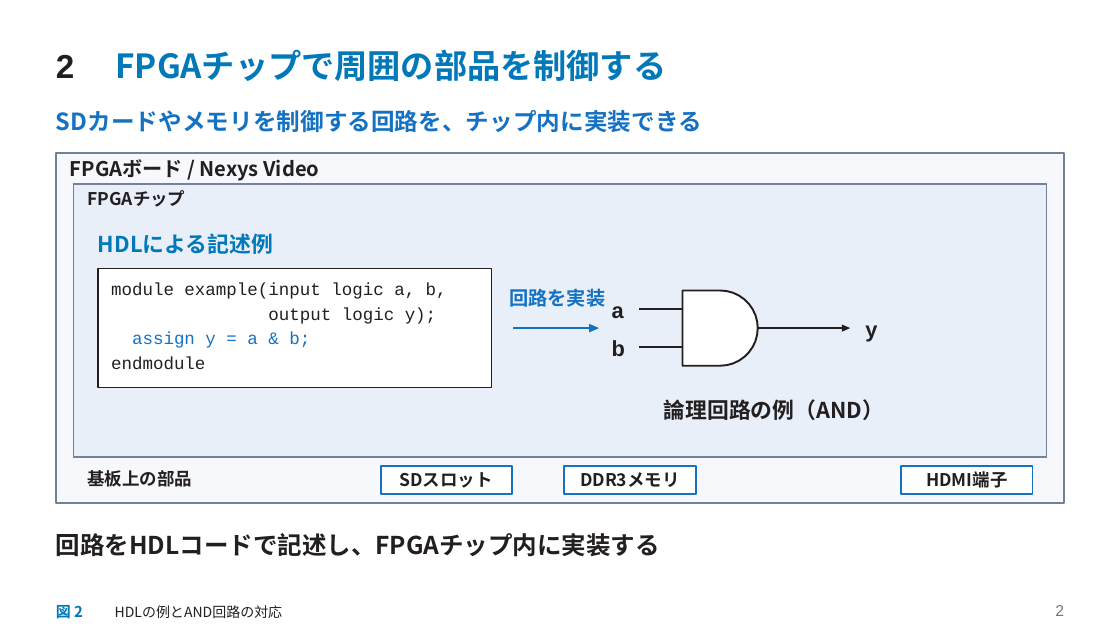
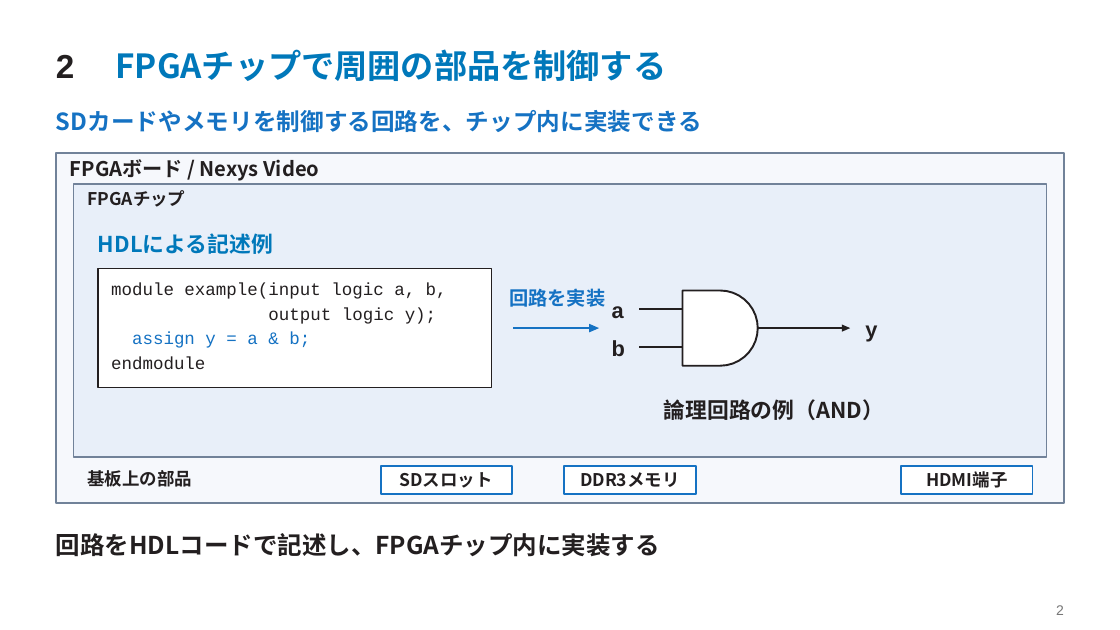
Before and after one commit to SoshiroFujimori/wally-game-console-research, a slide deck: slide 2 of docs/presentation/中間発表_主要事項.pptx. Drawn at 1120x630 pixels with LibreOffice and Linux fonts; fonts in the diff are those of the drawing. Boxes give left, top, right and bottom in pixels: in the first picture for what was removed or moved away, otherwise in the second. Text is boxed around its words. In the diff, an @@ line names an element or a change of style, - is before the commit and + after.

```diff
--- a/docs/presentation/中間発表_主要事項.pptx
+++ b/docs/presentation/中間発表_主要事項.pptx
@@ text removed at (x1=56, y1=602, x2=83, y2=622) @@
-図 2
@@ text removed at (x1=115, y1=605, x2=283, y2=618) @@
-HDLの例とAND回路の対応
```
Also in this commit, not shown: 20 other slides changed, 26 other files.
